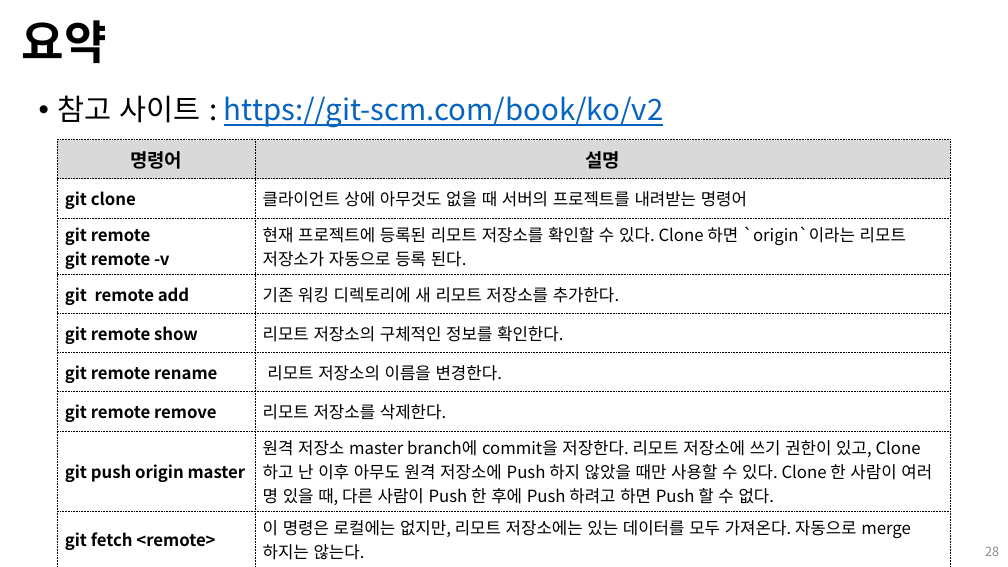
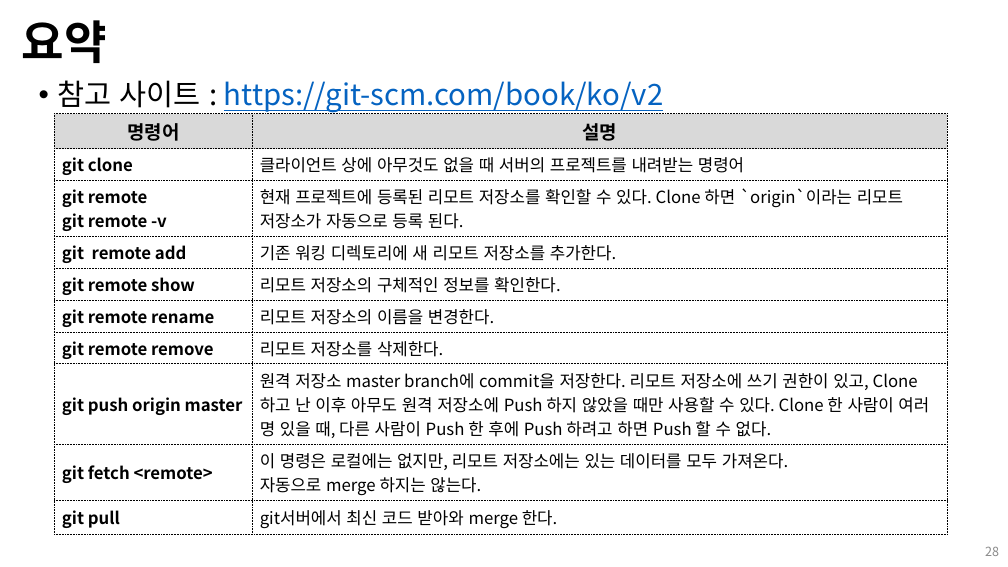
Before and after one commit to Open-Source-Programming/OpenSource-Lec, a slide deck: slide 28 of 11-GitHub3-협업.pptx. Drawn at 1008x567 pixels with LibreOffice and Linux fonts; fonts in the diff are those of the drawing; background and template pictures are left out. Boxes give left, top, right and bottom in pixels: in the first picture for what was removed or moved away, otherwise in the second. Text is boxed around its words. In the diff, an @@ line names an element or a change of style, - is before the commit and + after.

```diff
--- a/11-GitHub3-협업.pptx
+++ b/11-GitHub3-협업.pptx
@@ text "참고 사이트 : https://git-scm.com/book/ko/v2": place and size @@
-text "참고 사이트 : https://git-scm.com/book/ko/v2" at [58,95,664,128]
+text "참고 사이트 : https://git-scm.com/book/ko/v2" at [58,80,664,114]
@@ table at [54,113,948,533] @@
-row 9: git fetch <remote> | 이 명령은 로컬에는 없지만, 리모트 저장소에는 있는 데이터를 모두 가져온다. 자동으로 merge 하지는 않는다.
+row 9: git fetch <remote> | 이 명령은 로컬에는 없지만, 리모트 저장소에는 있는 데이터를 모두 가져온다. / 자동으로 merge 하지는 않는다.
+row 10: git pull | git서버에서 최신 코드 받아와 merge 한다.
@@ table: place and size @@
-table at [57,140,951,564]
+table at [54,113,948,533]
```
Also in this commit, not shown: 5 other slides changed, 1 slide added.
